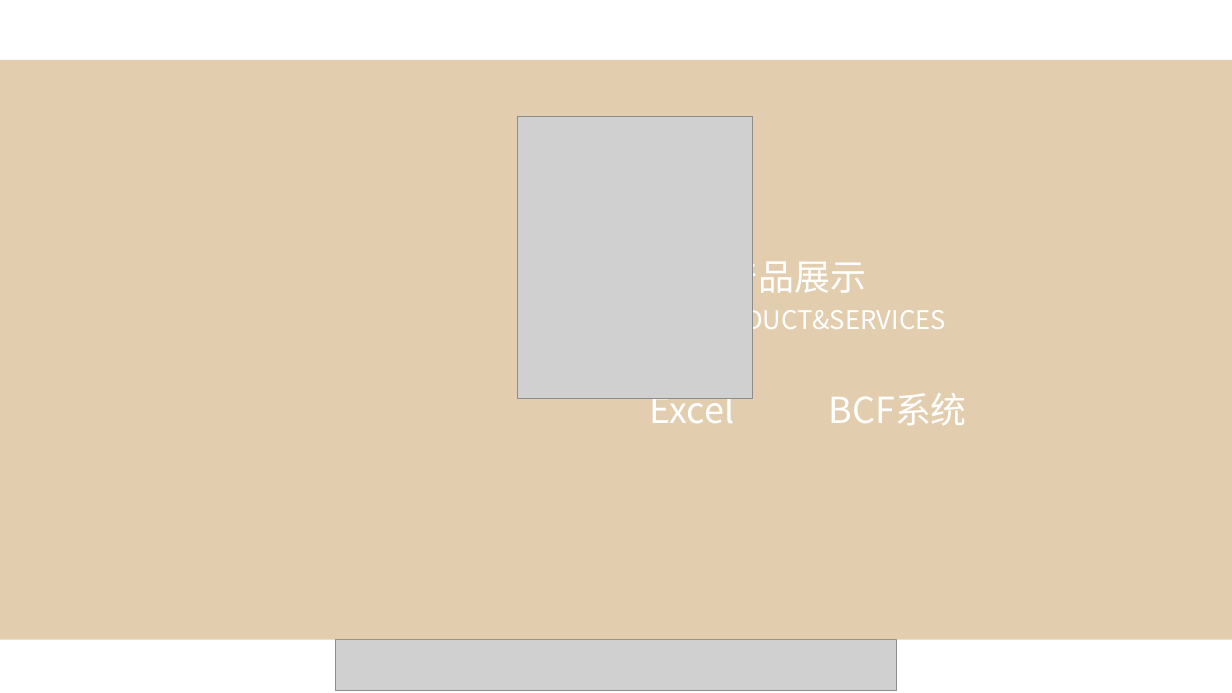
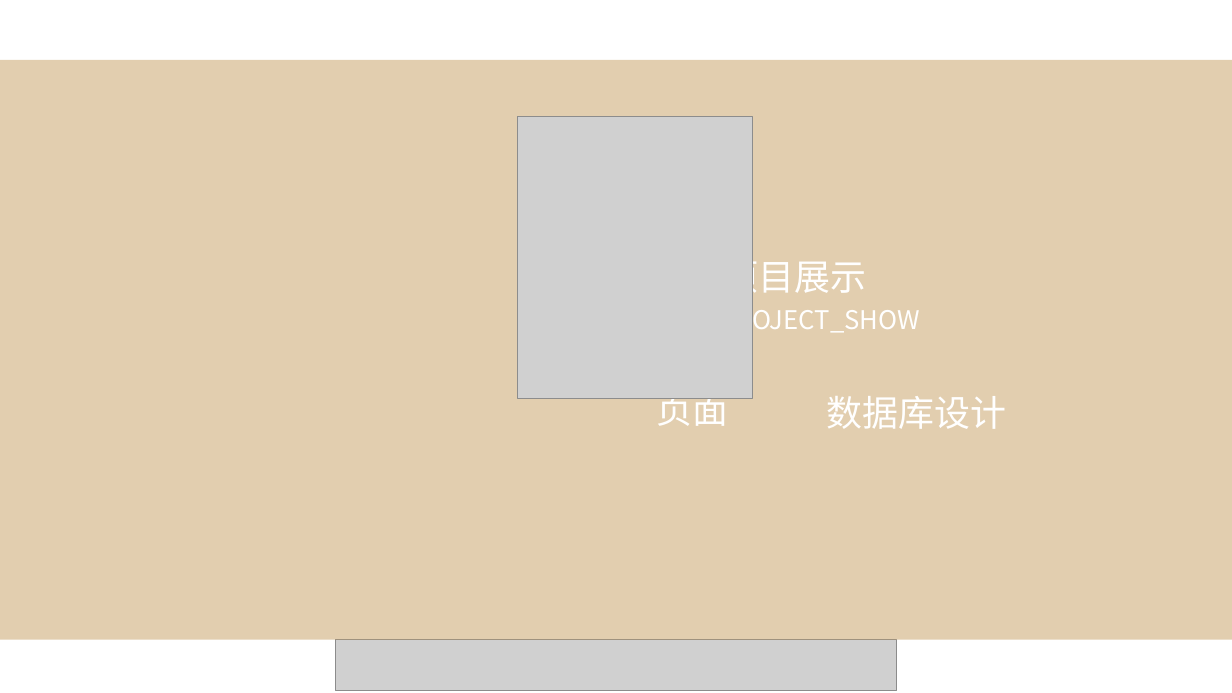
Before and after one commit to Gnnnn/Graduation-project, a slide deck: slide 11 of 答辩演示/肖晓珂14123112.pptx (slide 10 before the commit). Drawn at 1232x693 pixels with LibreOffice and Linux fonts; fonts in the diff are those of the drawing; grey boxes stand for pictures; background and template pictures are left out. Boxes give left, top, right and bottom in pixels: in the first picture for what was removed or moved away, otherwise in the second. Text is boxed around its words. In the diff, an @@ line names an element or a change of style, - is before the commit and + after.

```diff
--- a/答辩演示/肖晓珂14123112.pptx
+++ b/答辩演示/肖晓珂14123112.pptx
@@ text at <box>723,254,867,300</box>: text changed @@
-产品展示
+项目展示
@@ text at <box>719,303,920,336</box>: text changed @@
-PRODUCT&SERVICES
+PROJECT_SHOW
@@ text at <box>656,398,728,426</box>: text changed @@
-Excel
+页面
@@ text at <box>827,396,1006,429</box>: text changed @@
-BCF系统
+数据库设计
```
Also in this commit, not shown: 4 other slides changed, 3 slides added, 2 slides removed, 17 other files.
